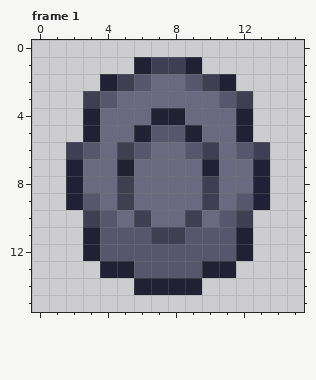
Two versions of one pixel-art file, images/objects/coin.aseprite. Above, as it was before the edit.
16x16 pixels, 1 frame. Shown: frame 1. The commit also changed other frames, which this record leaves out.
The result:
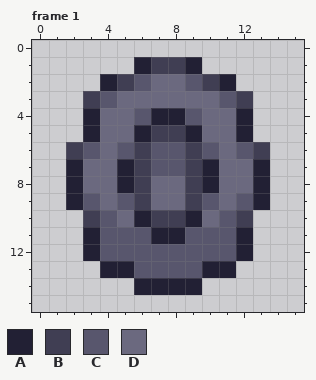
Palette (. is transparent): A #222034  B #403e53  C #58566d  D #6b697f
The exact change:
Frame 1:
y 4: x 6 D -> C; x 9 D -> C
y 5: x 7..8 CC -> BB
y 6: x 5..10 BCDDCB -> CBCCBC
y 7: x 6..9 DDDD -> BCCB
y 8: x 5..6 BD -> AB; x 9..10 DB -> BA
y 9: x 5..6 BD -> CB; x 9..10 DB -> BC
y 10: x 6..9 BDDB -> ABBA
y 11: x 7..8 BB -> AA
